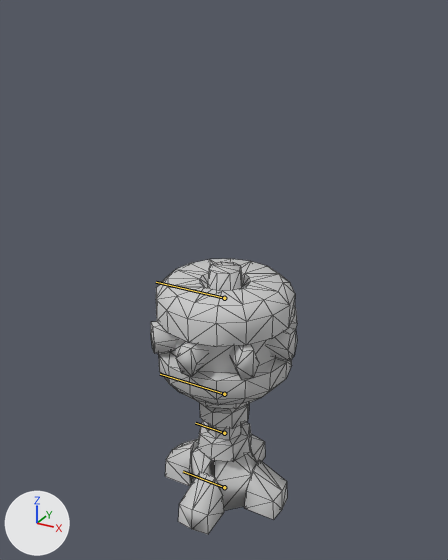
Two versions of the FBX model Assets/枪火之地/models/Enemy/turret_ani.fbx, one commit apart.
The view is the same before and after, from a 50 mm lens placed at (0.887, -1.619, 2.683), pointed at (-0.011, 0.014, 1.867). The axes (+X, +Y, +Z) are drawn at lower left. The lights are the same throughout. Both versions are drawn at frame 5 of the action 'Take 001'; the numbers are the values there. The bones that bend it are drawn over the model as lines. Mesh edges are drawn as thin lines.

Objects in the first picture: 'turret_0'.
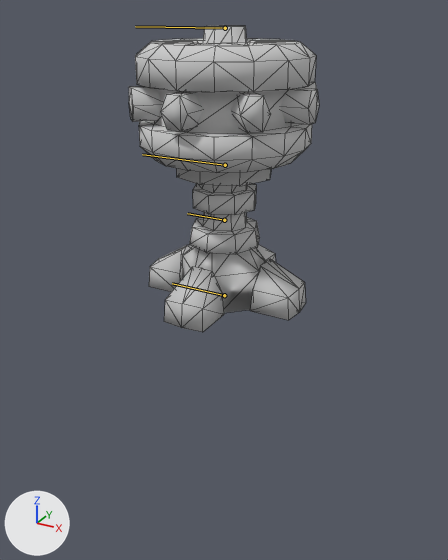
What differs and where, as boxes [x1, y1, x2, y2] in the pictures (448 x 560 px):
'turret_0', posed (30% wider, 11% taller): before [151, 259, 297, 534]; after [129, 26, 319, 332]
bone 'bone_turret04', root to tip: before (224, 487) to (183, 471); after (224, 295) to (172, 283)

What the commit changed:
Bone 'bone_turret04' (bone_bone_turret04) moves from (101.3, 0.0, 0.0) to (181.8, 0.0, 0.0).
Bone 'bone_turret04' (bone_bone_turret04) is rescaled from (1.25, 0.81, 0.81) to (1.13, 0.89, 0.89).
